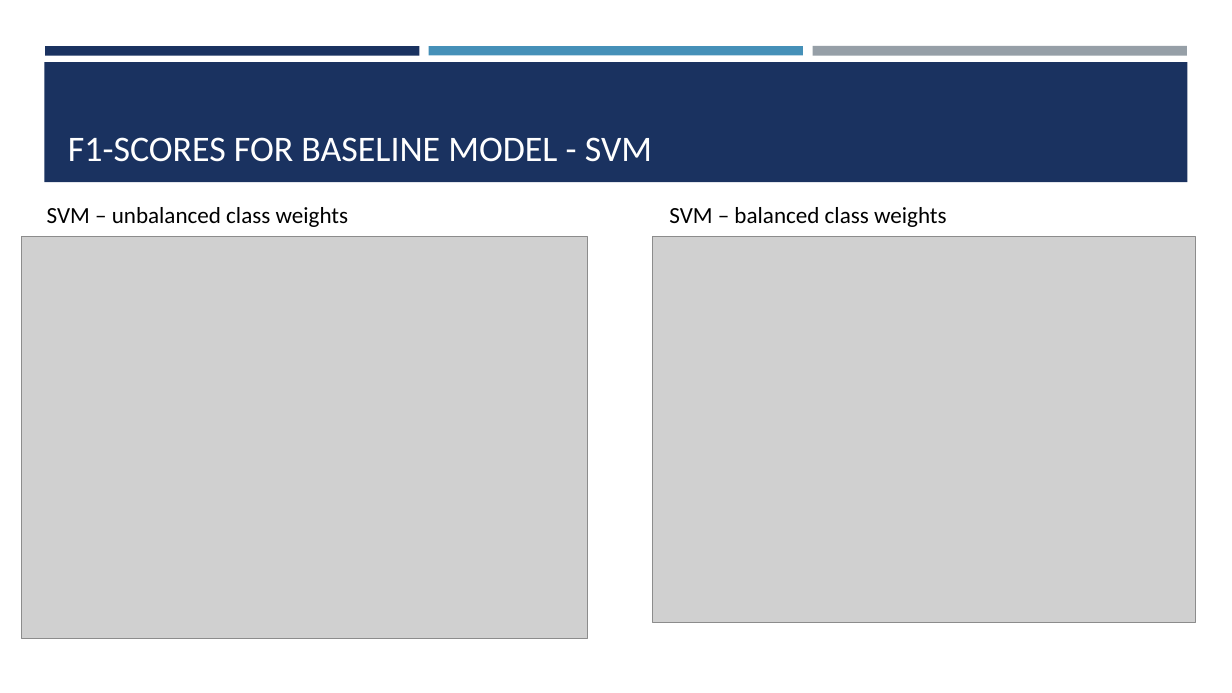
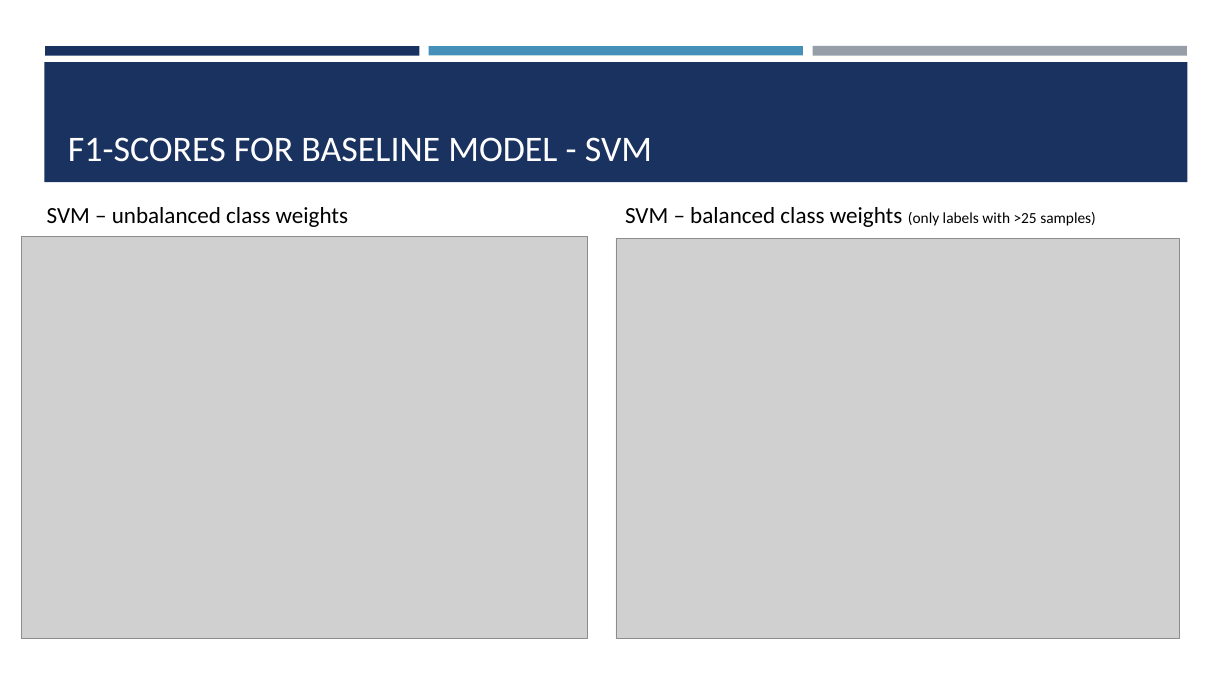
Before and after one commit to josefweibel/nlp-medical-project, a slide deck: slide 8 of presentations/Final Presentation.pptx (slide 7 before the commit). Drawn at 1232x693 pixels with LibreOffice and Linux fonts; fonts in the diff are those of the drawing; grey boxes stand for pictures. Boxes give left, top, right and bottom in pixels: in the first picture for what was removed or moved away, otherwise in the second. Text is boxed around its words. In the diff, an @@ line names an element or a change of style, - is before the commit and + after.

```diff
--- a/presentations/Final Presentation.pptx
+++ b/presentations/Final Presentation.pptx
@@ text at <box>625,207,1096,227</box>: text changed; size 18 to 12 pt @@
-SVM – balanced class weights
+SVM – balanced class weights (only labels with >25 samples)
@@ picture: place and size @@
-picture at <box>653,237,1195,622</box>
+picture at <box>616,238,1180,639</box>
```
Also in this commit, not shown: 14 other slides changed, 14 slides added, 1 slide removed, 2 other files.
